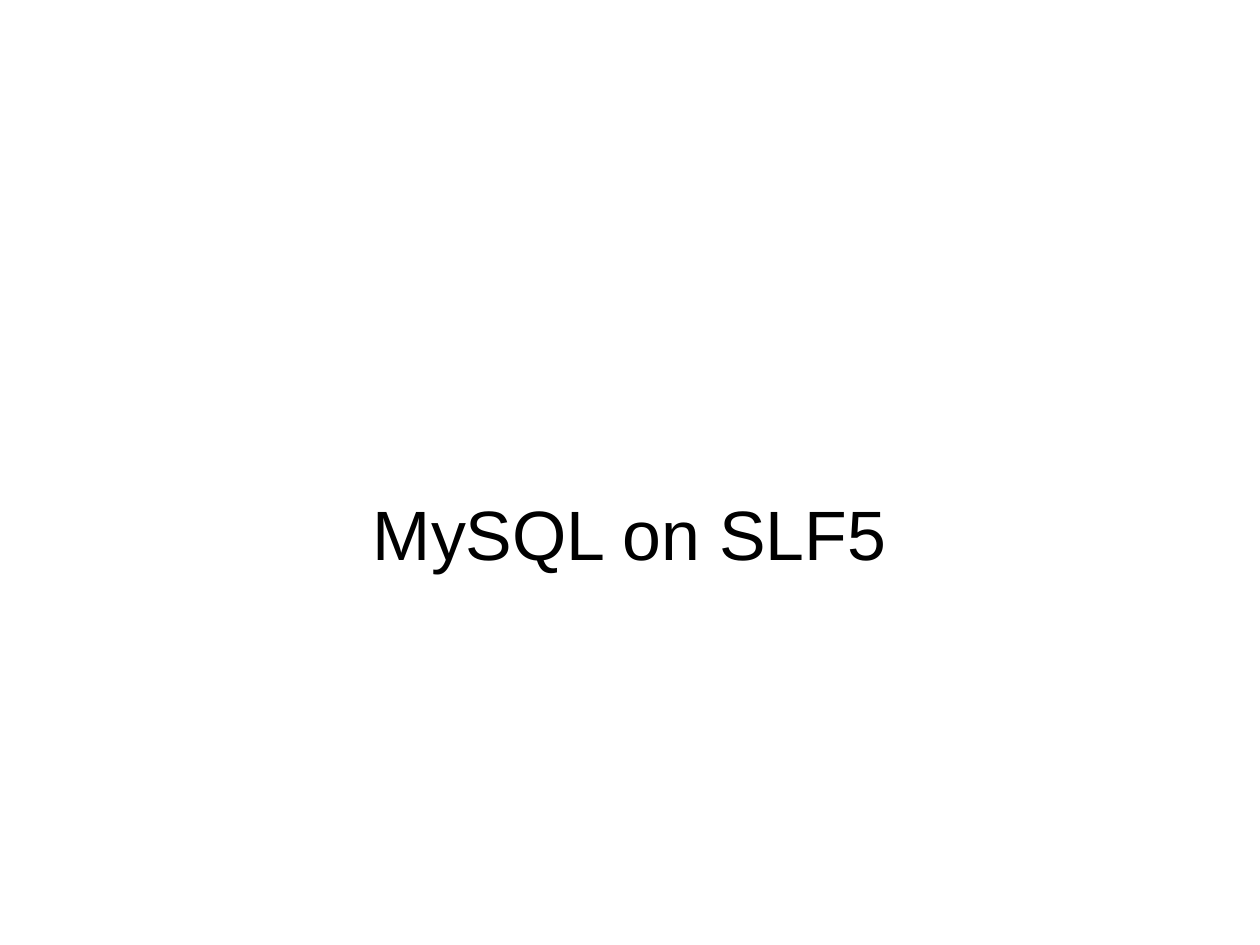
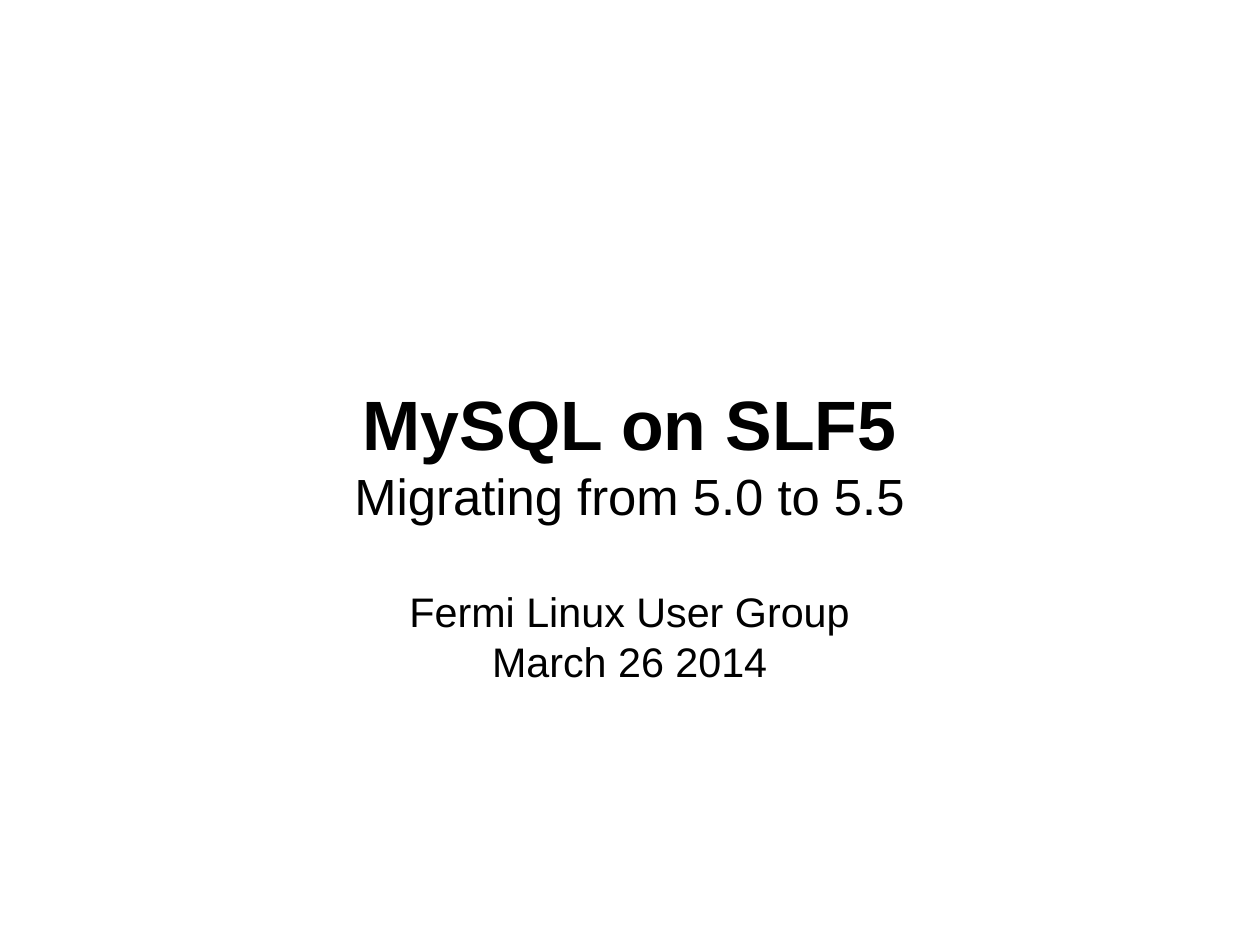
Before and after one commit to misterbonnie/presentations, a slide deck: slide 1 of fermi_lug/mysql_migration.odp. Drawn at 1260x945 pixels with LibreOffice and Linux fonts; fonts in the diff are those of the drawing. Boxes give left, top, right and bottom in pixels: in the first picture for what was removed or moved away, otherwise in the second. Text is boxed around its words. In the diff, an @@ line names an element or a change of style, - is before the commit and + after.

Commit message:
title slide

```diff
--- a/fermi_lug/mysql_migration.odp
+++ b/fermi_lug/mysql_migration.odp
@@ subtitle at <box>363,401,897,463</box>: bold on in "MySQL on SLF5" @@
@@ subtitle at <box>354,478,905,678</box>: paragraphs added @@
+Migrating from 5.0 to 5.5
+Fermi Linux User Group
+March 26 2014
```
